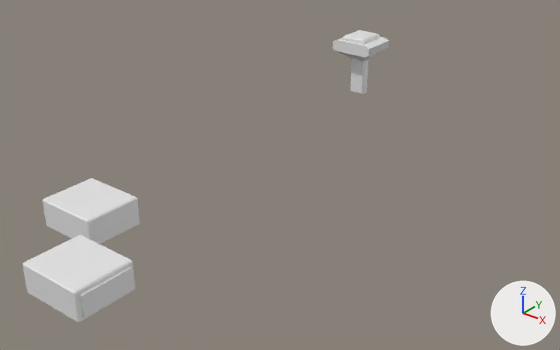
The Blender file Assets/Models/level.blend, before and after one commit.
Camera for both pictures: a 50 mm lens placed at (109.6, -74.9, 86.5), pointed at (0.9, 60.9, 2.3). The axes (+X, +Y, +Z) are drawn at lower right. The lights are the same throughout.

Names of what the first picture shows: 'Cube', 'Room_BG', 'turret_pillar'.
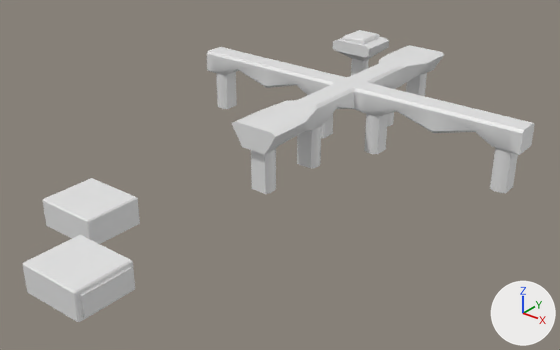
Where the newer file only moved an object's origin or applied its transform, the numbers keep the older frame.

What differs and where, as boxes (x1, y1, x2, y2) in the pictures (560 x 350 px):
'Bridge', shown
    after: (207, 45, 534, 194)

Edits to the bpy script that builds the scene:
```text
Change ob_bridge:
    remove ob_bridge.hide_set(True)
```
